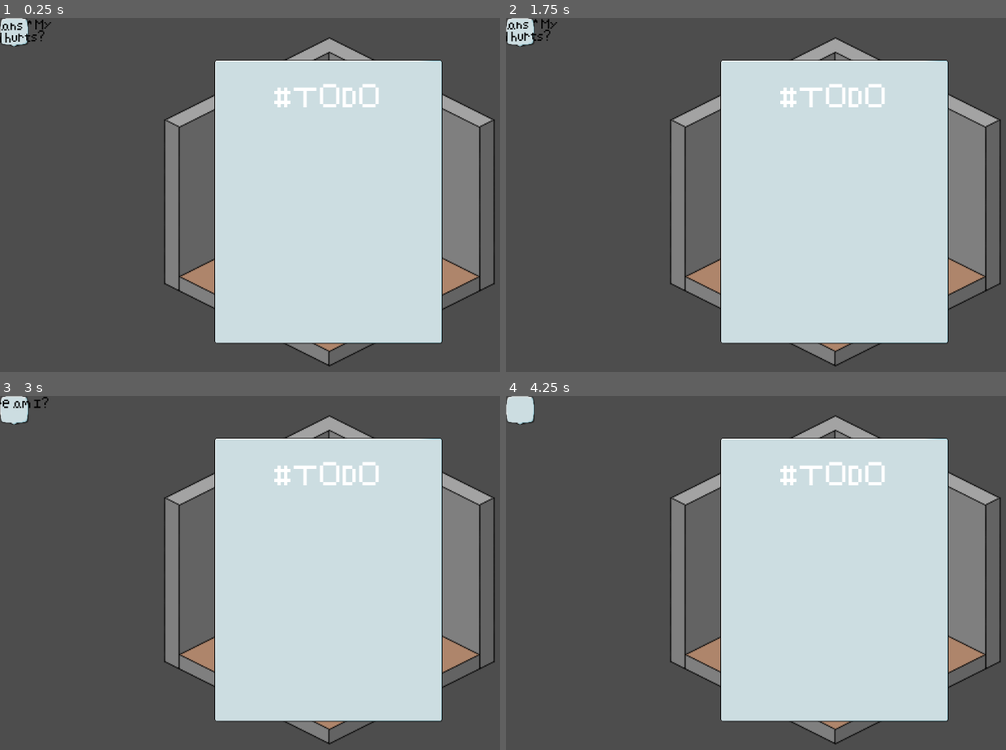
Above: before the commit, frames 1-4 (two rows, left to right).
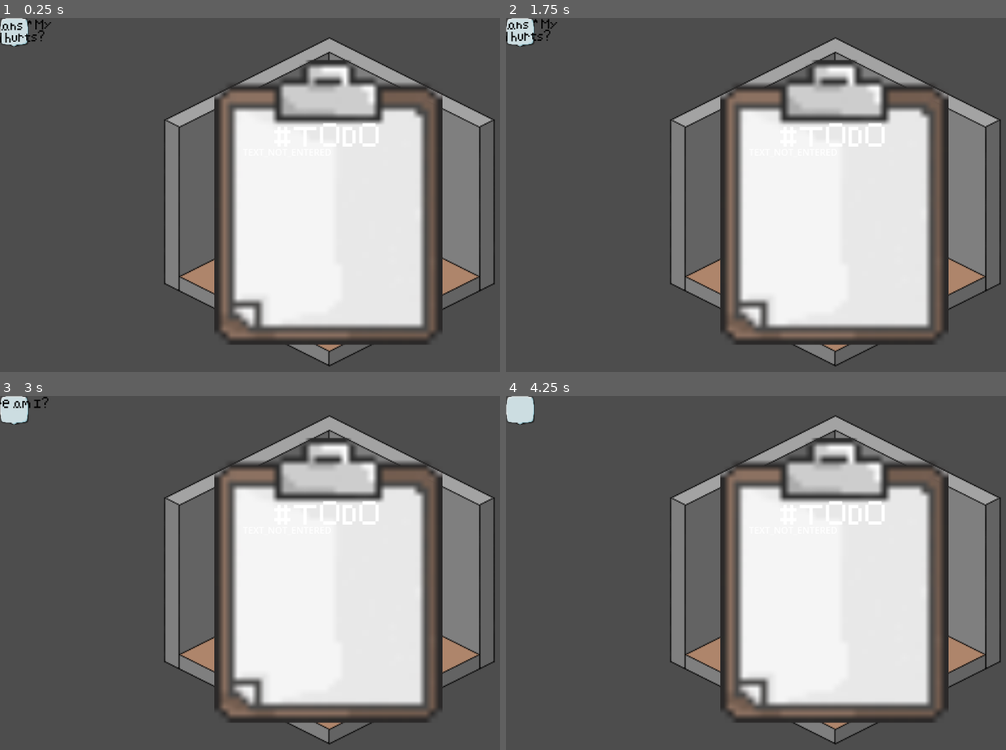
Above: after the commit, the same moments.

Repository: afourneaux/codename-matt-2026
Game: Godot game, scene res://scenes/game-root.tscn
The game is run twice, just before and just after one commit, with the same random seed, the same clock (stepped at 60 frames per second) and the same inputs.
Inputs:
- Up to frame 1 (0.25 s): no input
- Up to frame 2 (1.75 s): tap A (a) at 0.6 s; tap D (d) at 0.8, 1.35 s; tap S (s) at 1.55 s
- Up to frame 3 (3 s): tap S (s) at 2.1 s; tap W (w) at 2.3, 2.85 s; tap Enter at 2.75 s
- Up to frame 4 (4.25 s): tap A (a) at 3.05, 3.6 s; tap Space at 3.5 s; tap D (d) at 3.8 s

The runs differ from the first frame. In frame 1, 35% of the frame differs, in the area x 42-89%, y 11-93%; in frame 2, 35%; in frame 3, 35%; in frame 4, 35%.

Commit message:
Show/Hide todo

Diff:
--- a/project.godot
+++ b/project.godot
@@ -51,9 +51,10 @@
 "events": [Object(InputEventKey,"resource_local_to_scene":false,"resource_name":"","device":-1,"window_id":0,"alt_press …(192 unchanged characters)…
 ]
 }
-e={
+todo={
 "deadzone": 0.2,
-"events": []
+"events": [Object(InputEventKey,"resource_local_to_scene":false,"resource_name":"","device":-1,"window_id":0,"alt_pressed":false,"shift_pressed":false,"ctrl_pressed":false,"meta_pressed":false,"pressed":false,"keycode":0,"physical_keycode":81,"key_label":0,"unicode":113,"location":0,"echo":false,"script":null)
+]
 }
 
 [internationalization]
--- a/scenes/game-root.tscn
+++ b/scenes/game-root.tscn
@@ -1,9 +1,10 @@
 [gd_scene format=3 uid="uid://c8bc0awnutnw1"]
 
-[ext_resource type="Texture2D" uid="uid://1vmdhyp5gy3s" path="res://assets/sprites/Text_Box_Sprite_Sheet.png" id="1_0fvj0"]
 [ext_resource type="Script" uid="uid://d3326ck5oqdsm" path="res://scripts/dialogue/dialogue_box.gd" id="1_ky4iy"]
 [ext_resource type="Texture2D" uid="uid://dqa8mm3ntos53" path="res://assets/sprites/Speech_Bubble.png" id="2_jcw77"]
 [ext_resource type="FontFile" uid="uid://ckb7sg76llgo1" path="res://assets/fonts/pixely.ttf" id="2_ky4iy"]
+[ext_resource type="Texture2D" uid="uid://bm2dxanflxdxd" path="res://assets/sprites/Todo_list.png" id="4_rckx3"]
+[ext_resource type="PackedScene" uid="uid://cycg65w1tnflm" path="res://scenes/todo/todo-item.tscn" id="5_rckx3"]
 
 [sub_resource type="GDScript" id="GDScript_jcw77"]
 resource_name = "GameRoot"
@@ -19,12 +20,17 @@
 	# TODO - call based on a signal from UI?
 	for task in task_list:
 		task_completion.append(false)
+
 	$World.start_game()
 
 
 # Called every frame. 'delta' is the elapsed time since the previous frame.
 func _process(delta: float) -> void:
 	pass
+
+func _input(event):
+	if event.is_action_pressed(\"todo\"):
+		$UI/Todo.visible = !$UI/Todo.visible
 "
 
 [sub_resource type="GDScript" id="GDScript_wnm2b"]
@@ -61,6 +67,27 @@
 	# TODO - launch interactible minigame based on the contents of active_room.interactible
 "
 
+[sub_resource type="GDScript" id="GDScript_rckx3"]
+resource_name = "UI"
+script/source = "extends Control
+
+
+var todo_item_obj = preload(\"res://scenes/todo/todo-item.tscn\")
+
+# Called when the node enters the scene tree for the first time.
+func _ready() -> void:
+	pass # Replace with function body.
+
+
+# Called every frame. 'delta' is the elapsed time since the previous frame.
+func _process(delta: float) -> void:
+	pass
+
+func update_task_list(task_list):
+	pass
+
+"
+
 [node name="GameRoot" type="Node" unique_id=527814795]
 script = SubResource("GDScript_jcw77")
 
@@ -74,6 +101,7 @@
 anchor_bottom = 1.0
 grow_horizontal = 2
 grow_vertical = 2
+script = SubResource("GDScript_rckx3")
 
 [node name="DialogueBox" type="CanvasLayer" parent="UI" unique_id=1761053783]
 script = ExtResource("1_ky4iy")
@@ -114,19 +142,14 @@
 offset_bottom = 250.0
 grow_horizontal = 2
 grow_vertical = 2
-texture = ExtResource("1_0fvj0")
-region_rect = Rect2(0, 0, 22.958042, 19)
-patch_margin_left = 4
-patch_margin_top = 4
-patch_margin_right = 4
-patch_margin_bottom = 6
+texture = ExtResource("4_rckx3")
 
 [node name="Title" type="RichTextLabel" parent="UI/Todo" unique_id=1328379376]
 layout_mode = 1
 anchors_preset = 10
 anchor_right = 1.0
-offset_top = 31.465
-offset_bottom = 54.465004
+offset_top = 100.0
+offset_bottom = 152.00006
 grow_horizontal = 2
 theme_override_fonts/normal_font = ExtResource("2_ky4iy")
 theme_override_font_sizes/normal_font_size = 40
@@ -134,3 +157,18 @@
 fit_content = true
 scroll_active = false
 horizontal_alignment = 1
+
+[node name="List" type="VBoxContainer" parent="UI/Todo" unique_id=796781355]
+layout_mode = 1
+anchors_preset = 15
+anchor_right = 1.0
+anchor_bottom = 1.0
+offset_left = 50.0
+offset_top = 150.0
+offset_right = -50.0
+offset_bottom = -50.0
+grow_horizontal = 2
+grow_vertical = 2
+
+[node name="TodoItem" parent="UI/Todo/List" unique_id=1623680660 instance=ExtResource("5_rckx3")]
+layout_mode = 2
--- /dev/null
+++ b/scenes/todo/todo-item.tscn
@@ -0,0 +1,5 @@
+[gd_scene format=3 uid="uid://cycg65w1tnflm"]
+
+[node name="RichTextLabel" type="RichTextLabel" unique_id=1623680660]
+text = "TEXT_NOT_ENTERED"
+fit_content = true
Not shown, added: assets/sprites/Left_Door.png.import
Not shown, added: assets/sprites/Right_Door.png.import
Not shown, added: assets/sprites/Todo_list.png.import
Not shown, changed: notes/Asset list.txt
Not shown, changed: notes/The facts.txt
Not shown, changed: notes/brainstorm.txt
